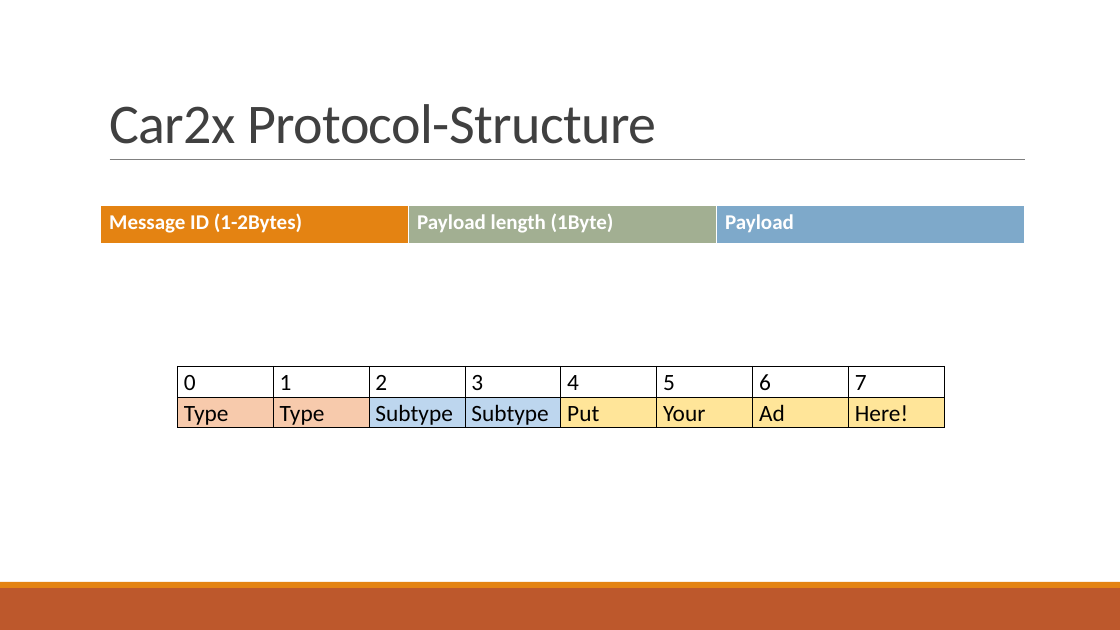
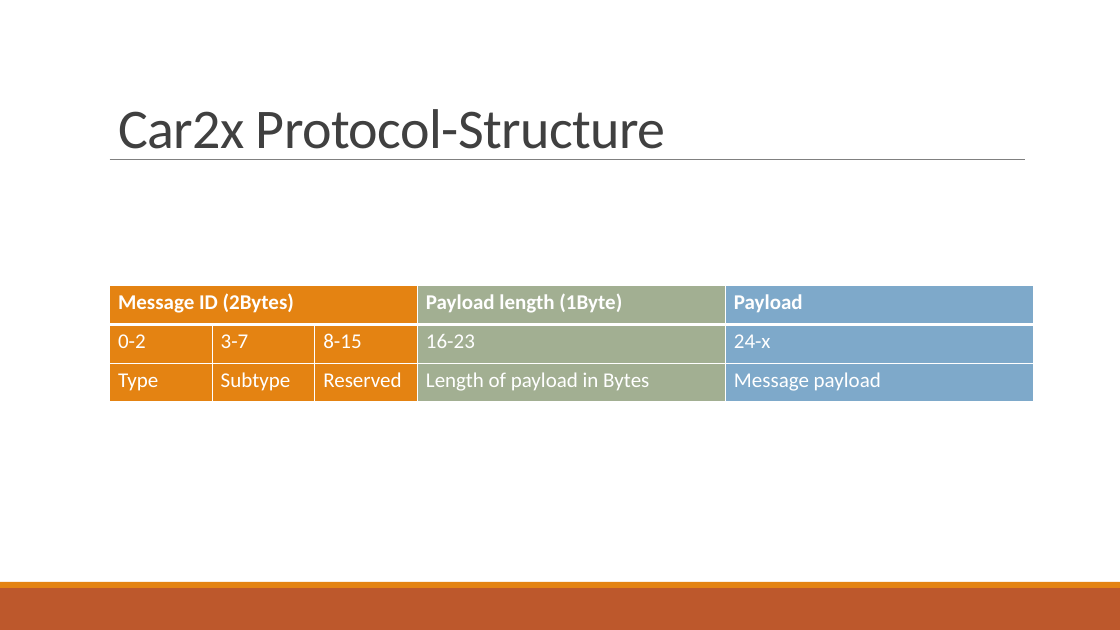
Before and after one commit to fjanssen/Car2X, a slide deck: slide 8 of doc/MidTerm.pptx (slide 9 before the commit). Drawn at 1120x630 pixels with LibreOffice and Linux fonts; fonts in the diff are those of the drawing. Boxes give left, top, right and bottom in pixels: in the first picture for what was removed or moved away, otherwise in the second. Text is boxed around its words. In the diff, an @@ line names an element or a change of style, - is before the commit and + after.

```diff
--- a/doc/MidTerm.pptx
+++ b/doc/MidTerm.pptx
@@ title "Car2x Protocol-Structure" rewrapped from <box>109,104,656,144</box> to <box>118,109,665,160</box> @@
@@ table at <box>110,286,1034,402</box> @@
-Message ID (1-2Bytes) | Payload length (1Byte) | Payload
+Message ID (2Bytes) |  |  | Payload length (1Byte) | Payload
+0-2 | 3-7 | 8-15 | 16-23 | 24-x
+Type | Subtype | Reserved | Length of payload in Bytes | Message payload
@@ table: place and size @@
-table at <box>101,205,1026,244</box>
+table at <box>110,286,1034,402</box>
@@ table removed at <box>177,366,944,429</box>, 2 rows, 8 columns @@
-0 | 1 | 2 | 3 | 4 | 5 | 6 | 7
-Type | Type | Subtype | Subtype | Put | Your | Ad | Here!
```
Also in this commit, not shown: 2 other slides changed, 1 slide added, 2 slides removed.
